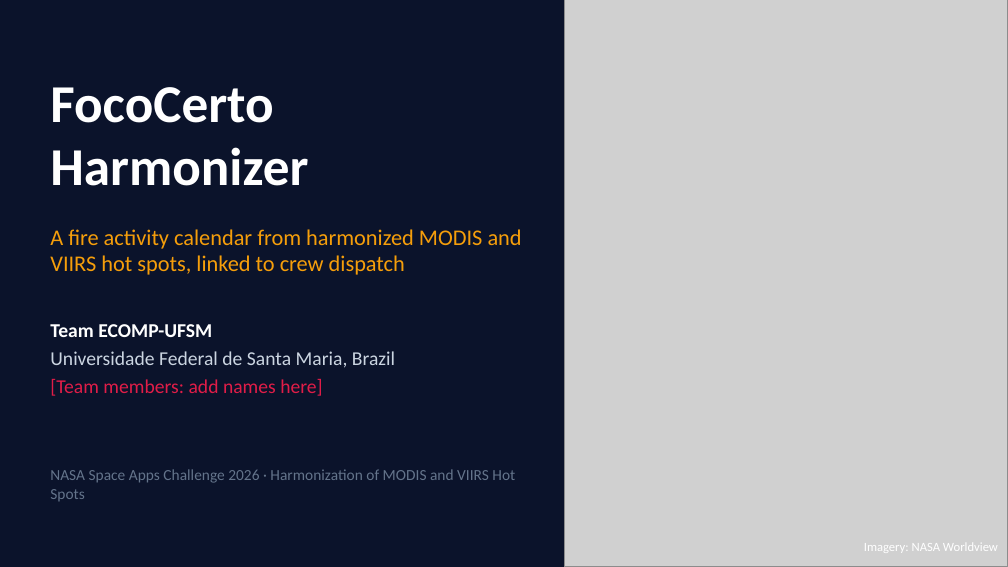
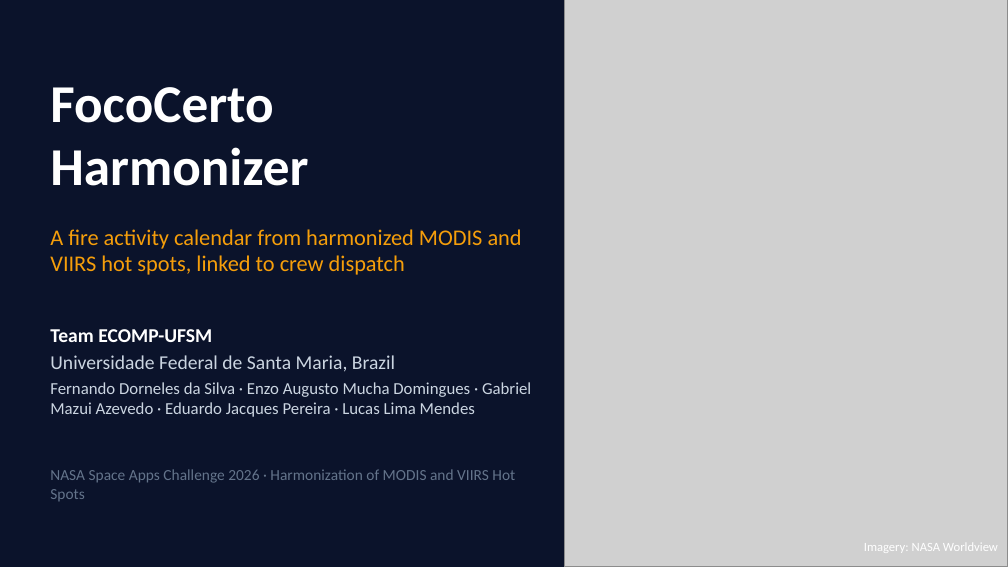
Before and after one commit to ufsm-ecomp-genai/fococerto.spaceapps, a slide deck: slide 1 of tasks/humanas/entregas/H-01-slides/FocoCerto-Harmonizer.pptx. Drawn at 1008x567 pixels with LibreOffice and Linux fonts; fonts in the diff are those of the drawing; grey boxes stand for pictures. Boxes give left, top, right and bottom in pixels: in the first picture for what was removed or moved away, otherwise in the second. Text is boxed around its words. In the diff, an @@ line names an element or a change of style, - is before the commit and + after.

Commit message:
docs(slides): insere nomes completos dos integrantes da equipe no slide 1 do PPTX

```diff
--- a/tasks/humanas/entregas/H-01-slides/FocoCerto-Harmonizer.pptx
+++ b/tasks/humanas/entregas/H-01-slides/FocoCerto-Harmonizer.pptx
@@ text at (50,382,531,417): text changed; size 14 to 12 pt; text colour #E11D48 to #CBD5E1 @@
-[Team members: add names here]
+Fernando Dorneles da Silva · Enzo Augusto Mucha Domingues · Gabriel Mazui Azevedo · Eduardo Jacques Pereira · Lucas Lima Mendes
```
Also in this commit, not shown: 7 other files.
